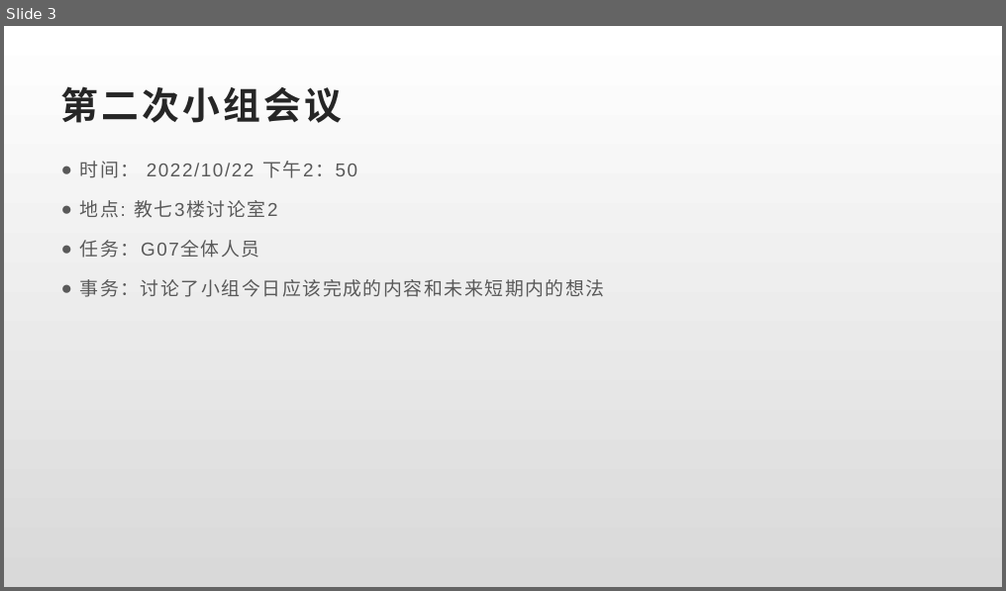
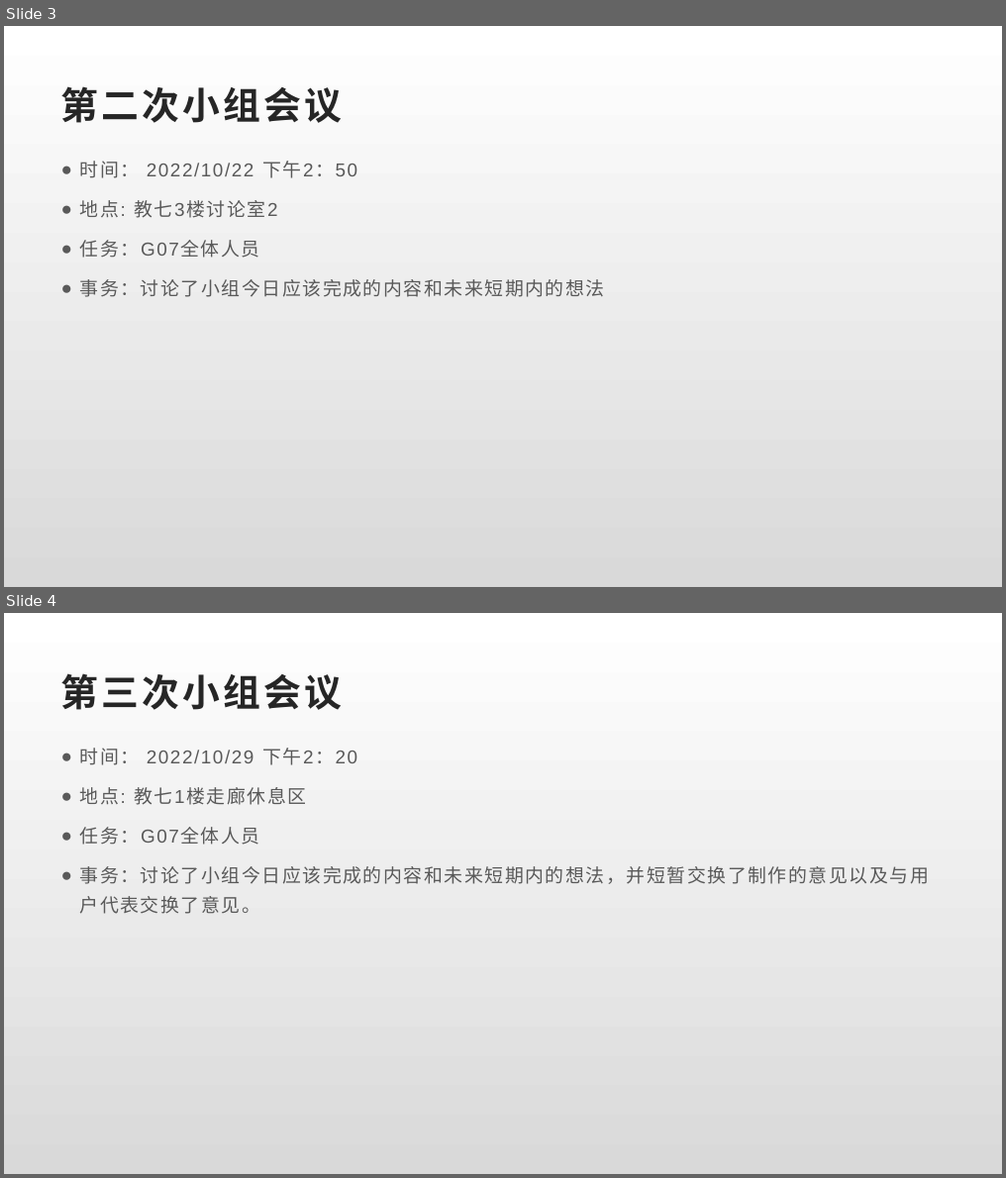
Before and after one commit to zjx0710/G07, a slide deck: 会议纪要.pptx. Shown one above the other, each under a label of ours: slide 3 before the commit, slides 3 and 4 after it. The pictures are 1006x591 and 1006x1178 pixels, drawn with LibreOffice and Linux fonts; fonts in the diff are those of the drawing. Boxes give left, top, right and bottom in pixels: in the first picture for what was removed or moved away, otherwise in the second. Text is boxed around its words. In the diff, an @@ line names an element or a change of style, - is before the commit and + after.

```diff
--- a/会议纪要.pptx
+++ b/会议纪要.pptx
@@ slide 4 added at bbox=[4, 613, 1002, 1174], background gradient #FFFFFF to #D9D9D9 @@
@@ title added at bbox=[61, 673, 342, 710], 36 pt, text #262626, bold @@
+第三次小组会议
@@ text added at bbox=[80, 748, 929, 914], 18 pt, text #595959 @@
+● 时间： 2022/10/29 下午2：20
+● 地点: 教七1楼走廊休息区
+● 任务：G07全体人员
+● 事务：讨论了小组今日应该完成的内容和未来短期内的想法，并短暂交换了制作的意见以及与用户代表交换了意见。
```
Also in this commit, not shown: 2 other files.
